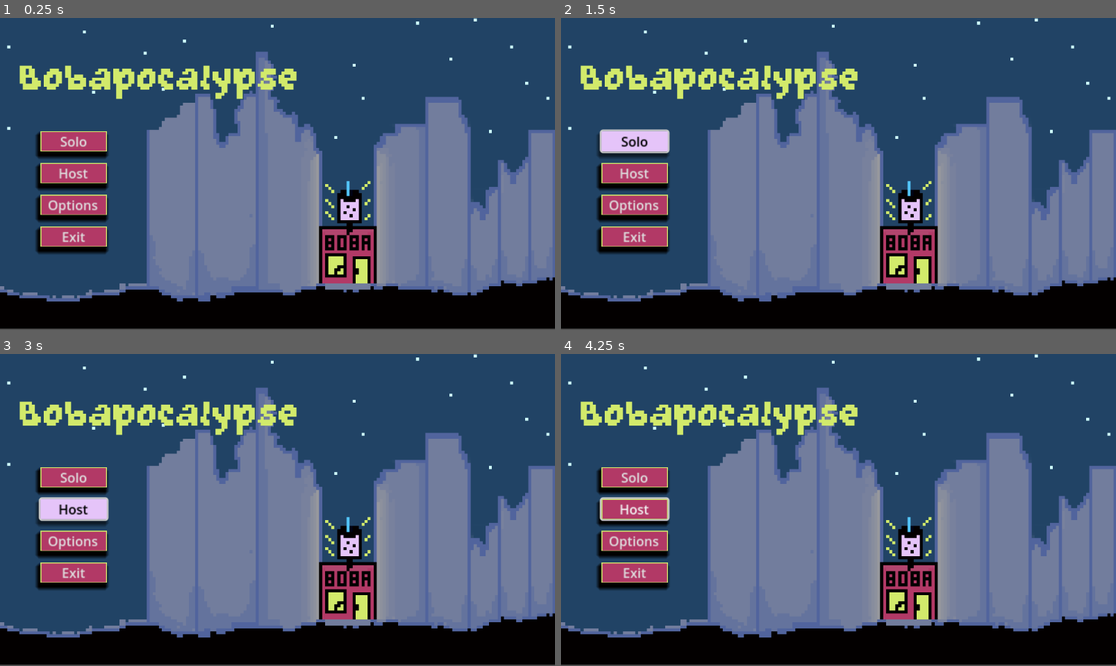
Above: before the commit, frames 1-4 (two rows, left to right).
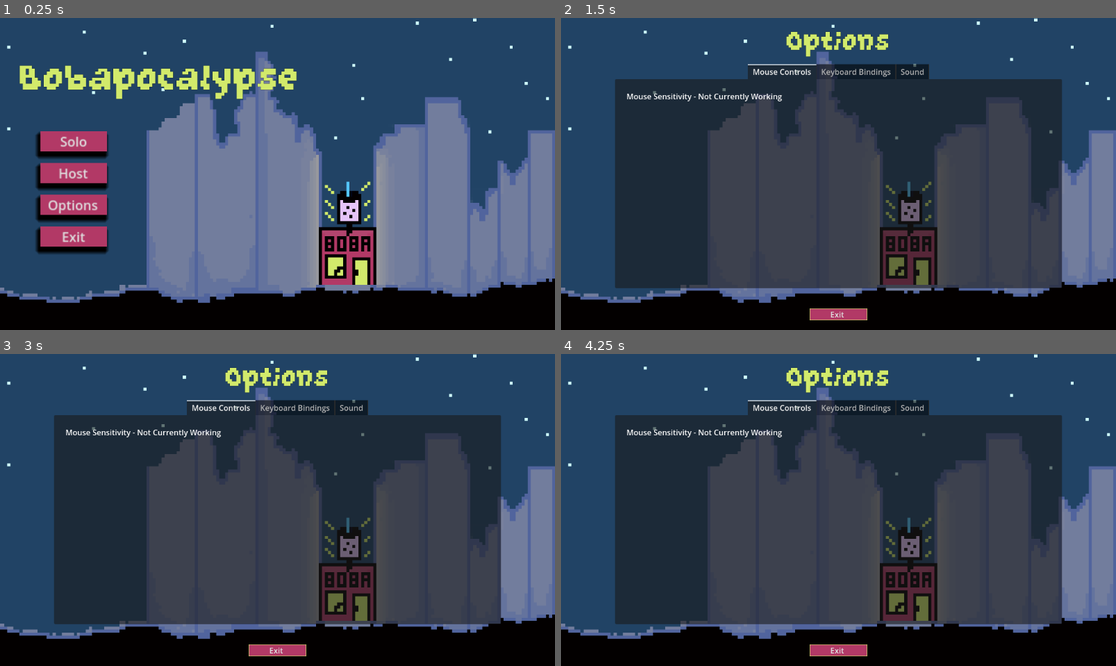
Above: after the commit, the same moments.

Repository: nsccs/bachelors-workshop-fall-2024
Game: Godot game, scene res://root_scene.tscn
Two runs of this game, one before a commit and one after it. Both use one fixed random seed, a clock stepped at 60 frames per second and the inputs below.
Inputs (mouse positions are in pixels of both pictures, inside the frame that each line leads up to):
- Up to frame 1 (0.25 s): no input
- Up to frame 2 (1.5 s): click "Options" at 0.5 s; click (633, 142) at 1.25 s, where only the run before the commit has a clickable "Solo"
- Up to frame 3 (3 s): click (72, 478) at 2 s, where only the run before the commit has a clickable "Solo"; click (72, 510) at 2.75 s, where only the run before the commit has a clickable "Host"
- Up to frame 4 (4.25 s): move the mouse to (960, 494) at 3.52 s; hold D (move_right) from 3.53 s (still down); hold Shift (sprint) from 3.53 s (still down); click (960, 494) at 3.67 s

The runs differ from the first frame. In frame 1, 2.9% of the frame differs, in the area x 0-100%, y 0-100%; in frame 2, 58%; in frame 3, 58%; in frame 4, 58%.
Error after the commit: Invalid access of index '0' on a base object of type: 'Array[InputEvent]'. (res://scenes/options_menu_scenes/hotkey_rebind_button.gd:36)

Commit message:
Options Menu with Keybindings and Sound

Diff:
--- a/bachelors-workshop-game/scenes/main_menu.tscn
+++ b/bachelors-workshop-game/scenes/main_menu.tscn
@@ -23,23 +23,28 @@
 border_width_top = 1
 border_width_right = 1
 border_width_bottom = 1
-border_color = Color(0.823529, 0.917647, 0.419608, 1)
+border_color = Color(0.698039, 0.223529, 0.4, 1)
 shadow_color = Color(0, 0, 0, 1)
 shadow_size = 5
 shadow_offset = Vector2(-2, 5)
 
 [node name="MainMenu" type="Control"]
 layout_mode = 3
-anchors_preset = 0
-offset_bottom = 8.0
+anchors_preset = 15
+anchor_right = 1.0
+anchor_bottom = 1.0
+grow_horizontal = 2
+grow_vertical = 2
 script = ExtResource("1_ct0gd")
 
 [node name="Panel" type="Panel" parent="."]
-layout_mode = 0
-offset_right = 1153.0
-offset_bottom = 645.0
+layout_mode = 1
+anchors_preset = 15
+anchor_right = 1.0
+anchor_bottom = 1.0
+grow_horizontal = 2
+grow_vertical = 2
 theme_override_styles/panel = SubResource("StyleBoxTexture_w627p")
-metadata/_edit_use_anchors_ = true
 
 [node name="Label" type="Label" parent="."]
 layout_mode = 0
@@ -48,10 +53,11 @@
 offset_right = 622.0
 offset_bottom = 174.0
 theme_override_colors/font_color = Color(0.823529, 0.917647, 0.419608, 1)
+theme_override_colors/font_outline_color = Color(0, 0, 0, 1)
+theme_override_constants/outline_size = 1
 theme_override_fonts/font = ExtResource("3_egl26")
 theme_override_font_sizes/font_size = 100
 text = "Bobapocalypse"
-metadata/_edit_use_anchors_ = true
 
 [node name="MarginContainer" type="MarginContainer" parent="."]
 layout_mode = 0
@@ -60,7 +66,6 @@
 offset_right = 165.0
 offset_bottom = 377.0
 scale = Vector2(1.70174, 1.69204)
-metadata/_edit_use_anchors_ = true
 
 [node name="VBoxContainer" type="VBoxContainer" parent="MarginContainer"]
 layout_mode = 2
--- /dev/null
+++ b/bachelors-workshop-game/scenes/options_menu.gd
@@ -0,0 +1,10 @@
+extends Control
+
+func _ready() -> void:
+	pass
+
+func _process(delta: float) -> void:
+	pass
+
+func _on_exit_button_pressed() -> void:
+	get_tree().change_scene_to_file("res://scenes/main_menu.tscn")
--- /dev/null
+++ b/bachelors-workshop-game/scenes/options_menu.tscn
@@ -0,0 +1,86 @@
+[gd_scene load_steps=9 format=3 uid="uid://dic322e3q0iue"]
+
+[ext_resource type="FontFile" uid="uid://0g6r15kwqlo6" path="res://assets/GrapeSoda.ttf" id="1_cyysi"]
+[ext_resource type="Script" path="res://scenes/options_menu.gd" id="1_wrfo0"]
+[ext_resource type="Texture2D" uid="uid://bk0al4je4871h" path="res://assets/menu_background.png" id="2_4hdd6"]
+[ext_resource type="PackedScene" uid="uid://k2no50tdbdk2" path="res://scenes/options_menu_scenes/settings_tab_container.tscn" id="3_acfbi"]
+
+[sub_resource type="StyleBoxTexture" id="StyleBoxTexture_hvky3"]
+texture = ExtResource("2_4hdd6")
+
+[sub_resource type="StyleBoxFlat" id="StyleBoxFlat_50c60"]
+bg_color = Color(0.898039, 0.768627, 0.976471, 1)
+
+[sub_resource type="StyleBoxFlat" id="StyleBoxFlat_5rai7"]
+bg_color = Color(0.823529, 0.917647, 0.419608, 1)
+
+[sub_resource type="StyleBoxFlat" id="StyleBoxFlat_txnwq"]
+bg_color = Color(0.698039, 0.223529, 0.4, 1)
+border_width_left = 1
+border_width_top = 1
+border_width_right = 1
+border_width_bottom = 1
+border_color = Color(0.823529, 0.917647, 0.419608, 1)
+
+[node name="Options_Menu" type="Control"]
+layout_mode = 3
+anchors_preset = 15
+anchor_right = 1.0
+anchor_bottom = 1.0
+grow_horizontal = 2
+grow_vertical = 2
+script = ExtResource("1_wrfo0")
+
+[node name="Panel" type="Panel" parent="."]
+layout_mode = 1
+anchors_preset = 15
+anchor_right = 1.0
+anchor_bottom = 1.0
+grow_horizontal = 2
+grow_vertical = 2
+theme_override_styles/panel = SubResource("StyleBoxTexture_hvky3")
+
+[node name="MarginContainer" type="MarginContainer" parent="."]
+layout_mode = 1
+anchors_preset = 15
+anchor_right = 1.0
+anchor_bottom = 1.0
+grow_horizontal = 2
+grow_vertical = 2
+theme_override_constants/margin_left = 12
+theme_override_constants/margin_top = 12
+theme_override_constants/margin_right = 12
+theme_override_constants/margin_bottom = 20
+
+[node name="VBoxContainer" type="VBoxContainer" parent="MarginContainer"]
+layout_mode = 2
+theme_override_constants/separation = -48
+
+[node name="Label" type="Label" parent="MarginContainer/VBoxContainer"]
+layout_mode = 2
+theme_override_colors/font_color = Color(0.823529, 0.917647, 0.419608, 1)
+theme_override_colors/font_outline_color = Color(0, 0, 0, 1)
+theme_override_constants/outline_size = 1
+theme_override_fonts/font = ExtResource("1_cyysi")
+theme_override_font_sizes/font_size = 72
+text = "Options"
+horizontal_alignment = 1
+vertical_alignment = 1
+
+[node name="Settings_Tab_Container" parent="MarginContainer/VBoxContainer" instance=ExtResource("3_acfbi")]
+layout_mode = 2
+size_flags_vertical = 3
+
+[node name="Exit_Button" type="Button" parent="MarginContainer/VBoxContainer"]
+custom_minimum_size = Vector2(120, 0)
+layout_mode = 2
+size_flags_horizontal = 4
+size_flags_vertical = 4
+theme_override_colors/font_hover_color = Color(0, 0, 0, 1)
+theme_override_colors/font_pressed_color = Color(0, 0, 0, 1)
+theme_override_styles/hover = SubResource("StyleBoxFlat_50c60")
+theme_override_styles/pressed = SubResource("StyleBoxFlat_5rai7")
+theme_override_styles/normal = SubResource("StyleBoxFlat_txnwq")
+text = "Exit "
+
+[connection signal="pressed" from="MarginContainer/VBoxContainer/Exit_Button" to="." method="_on_exit_button_pressed"]
--- /dev/null
+++ b/bachelors-workshop-game/scenes/options_menu_scenes/Hotkey_Rebind_Button.tscn
@@ -0,0 +1,64 @@
+[gd_scene load_steps=5 format=3 uid="uid://dbgfv1kkdjikh"]
+
+[ext_resource type="Script" path="res://scenes/options_menu_scenes/hotkey_rebind_button.gd" id="1_ok4km"]
+
+[sub_resource type="StyleBoxFlat" id="StyleBoxFlat_upunr"]
+bg_color = Color(0.898039, 0.768627, 0.976471, 1)
+
+[sub_resource type="StyleBoxFlat" id="StyleBoxFlat_pr8m8"]
+bg_color = Color(0.823529, 0.917647, 0.419608, 1)
+
+[sub_resource type="StyleBoxFlat" id="StyleBoxFlat_p8bne"]
+bg_color = Color(0.698039, 0.223529, 0.4, 1)
+border_width_left = 1
+border_width_top = 1
+border_width_right = 1
+border_width_bottom = 1
+border_color = Color(0.823529, 0.917647, 0.419608, 1)
+
+[node name="Hotkey_Rebind_Button" type="Control" groups=["hotkey_button"]]
+layout_mode = 3
+anchors_preset = 15
+anchor_right = 1.0
+anchor_bottom = 1.0
+grow_horizontal = 2
+grow_vertical = 2
+script = ExtResource("1_ok4km")
+
+[node name="HBoxContainer" type="HBoxContainer" parent="."]
+layout_mode = 1
+anchors_preset = 4
+anchor_top = 0.5
+anchor_bottom = 0.5
+offset_top = -20.0
+offset_right = 40.0
+offset_bottom = 20.0
+grow_vertical = 2
+alignment = 1
+
+[node name="Label" type="Label" parent="HBoxContainer"]
+custom_minimum_size = Vector2(400, 30)
+layout_mode = 2
+theme_override_colors/font_color = Color(0.823529, 0.917647, 0.419608, 1)
+theme_override_font_sizes/font_size = 28
+text = "ACTION"
+vertical_alignment = 1
+
+[node name="VSeparator" type="VSeparator" parent="HBoxContainer"]
+layout_mode = 2
+size_flags_horizontal = 3
+theme_override_constants/separation = 100
+
+[node name="Button" type="Button" parent="HBoxContainer"]
+custom_minimum_size = Vector2(225, 0)
+layout_mode = 2
+theme_override_colors/font_hover_color = Color(0, 0, 0, 1)
+theme_override_colors/font_pressed_color = Color(0, 0, 0, 1)
+theme_override_font_sizes/font_size = 28
+theme_override_styles/hover = SubResource("StyleBoxFlat_upunr")
+theme_override_styles/pressed = SubResource("StyleBoxFlat_pr8m8")
+theme_override_styles/normal = SubResource("StyleBoxFlat_p8bne")
+toggle_mode = true
+text = "ACTION_KEY"
+
+[connection signal="toggled" from="HBoxContainer/Button" to="." method="_on_button_toggled"]
--- /dev/null
+++ b/bachelors-workshop-game/scenes/options_menu_scenes/audio_slider.gd
@@ -0,0 +1,33 @@
+extends Control
+
+@onready var audio_name_lbl =$HBoxContainer/Audio_Name_Lbl as Label
+@onready var audio_num_lbl =  $HBoxContainer/Audio_Num_Lbl as Label
+@onready var h_slider = $HBoxContainer/HSlider as HSlider
+
+
+@export_enum("Master") var bus_name : String
+
+var bus_index : int = 0
+
+func _ready():
+	h_slider.value_changed.connect(on_value_changed)
+	get_bus_name_by_index()
+	set_name_label_text()
+	set_slider_value()
+
+func set_name_label_text() -> void:
+		audio_name_lbl.text = str(bus_name) + " Volume"
+
+func set_audio_num_label_text() -> void:
+	audio_num_lbl.text = str(h_slider.value * 100)
+
+func get_bus_name_by_index() -> void:
+	bus_index = AudioServer.get_bus_index(bus_name)
+
+func set_slider_value() -> void:
+	h_slider.value = db_to_linear(AudioServer.get_bus_volume_db(bus_index))
+	set_audio_num_label_text()
+
+func on_value_changed(value : float) -> void:
+	AudioServer.set_bus_volume_db(bus_index, linear_to_db(value))
+	set_audio_num_label_text()
--- /dev/null
+++ b/bachelors-workshop-game/scenes/options_menu_scenes/audio_slider.tscn
@@ -0,0 +1,46 @@
+[gd_scene load_steps=2 format=3 uid="uid://cy748ofacqhul"]
+
+[ext_resource type="Script" path="res://scenes/options_menu_scenes/audio_slider.gd" id="1_83yvt"]
+
+[node name="Audio_Slider_Settings" type="Control"]
+layout_mode = 3
+anchors_preset = 15
+anchor_right = 1.0
+anchor_bottom = 1.0
+grow_horizontal = 2
+grow_vertical = 2
+script = ExtResource("1_83yvt")
+
+[node name="HBoxContainer" type="HBoxContainer" parent="."]
+layout_mode = 0
+offset_right = 40.0
+offset_bottom = 40.0
+theme_override_constants/separation = 42
+
+[node name="Audio_Name_Lbl" type="Label" parent="HBoxContainer"]
+custom_minimum_size = Vector2(300, 0)
+layout_mode = 2
+size_flags_vertical = 1
+theme_override_colors/font_color = Color(0.823529, 0.917647, 0.419608, 1)
+theme_override_font_sizes/font_size = 28
+text = "Master Volume"
+
+[node name="VSeparator" type="VSeparator" parent="HBoxContainer"]
+layout_mode = 2
+
+[node name="HSlider" type="HSlider" parent="HBoxContainer"]
+custom_minimum_size = Vector2(200, 32)
+layout_mode = 2
+size_flags_vertical = 1
+max_value = 1.0
+step = 0.001
+
+[node name="VSeparator2" type="VSeparator" parent="HBoxContainer"]
+layout_mode = 2
+
+[node name="Audio_Num_Lbl" type="Label" parent="HBoxContainer"]
+custom_minimum_size = Vector2(300, 0)
+layout_mode = 2
+theme_override_colors/font_color = Color(0.823529, 0.917647, 0.419608, 1)
+theme_override_font_sizes/font_size = 28
+text = "99.2"
--- /dev/null
+++ b/bachelors-workshop-game/scenes/options_menu_scenes/hotkey_rebind_button.gd
@@ -0,0 +1,74 @@
+class_name HotKey_Rebind_Button
+extends Control
+
+
+@onready var label = $HBoxContainer/Label as Label
+@onready var button = $HBoxContainer/Button as Button
+
+@export var action_name : String = "move_left"
+
+func _ready():
+	set_process_unhandled_key_input(false);
+	set_action_name()
+	set_text_for_key()
+
+
+func set_action_name()-> void:
+	label.text = "Unassigned"
+
+	match action_name:
+		"move_left":
+			label.text = "Move Left"
+		"move_right":
+			label.text = "Move Right"
+		"move_up":
+			label.text = "Move Up"
+		"move_down":
+			label.text = "Move Down"
+		"attack":
+			label.text = "Attack"
+		"interact":
+			label.text = "Interact"
+
+
+func set_text_for_key() -> void:
+	var action_events = InputMap.action_get_events(action_name)
+	var action_event = action_events[0]
+	if action_event is InputEventKey:
+		var action_keycode = OS.get_keycode_string(action_event.physical_keycode)
+		button.text = "%s" % action_keycode
+	elif action_event is InputEventMouseButton:
+		var action_keycode = OS.get_keycode_string(action_event.button_index)
+		button.text = "%s" % "Mouse Button " + str(action_event.button_index)
+
+
+
+func _on_button_toggled(button_pressed) -> void:
+	if button_pressed:
+		button.text = "Press any key..."
+		set_process_unhandled_key_input(button_pressed)
+
+		for i in get_tree().get_nodes_in_group("hotkey_button"):
+			if i.action_name != self.action_name:
+				i.button.toggle_mode = false
+				i.set_process_unhandled_key_input(false)
+
+	else:
+		for i in get_tree().get_nodes_in_group("hotkey_button"):
+			if i.action_name != self.action_name:
+				i.button.toggle_mode = true
+				i.set_process_unhandled_key_input(false)
+
+		set_text_for_key();
+
+func _unhandled_key_input(event):
+	rebind_action_key(event)
+	button.button_pressed = false
+
+func rebind_action_key(event) -> void:
+	InputMap.action_erase_events(action_name)
+	InputMap.action_add_event(action_name, event)
+
+	set_process_unhandled_key_input(false)
+	set_text_for_key()
+	set_action_name()
--- /dev/null
+++ b/bachelors-workshop-game/scenes/options_menu_scenes/settings_tab_container.tscn
@@ -0,0 +1,132 @@
+[gd_scene load_steps=3 format=3 uid="uid://k2no50tdbdk2"]
+
+[ext_resource type="PackedScene" uid="uid://dbgfv1kkdjikh" path="res://scenes/options_menu_scenes/Hotkey_Rebind_Button.tscn" id="1_gdlkq"]
+[ext_resource type="PackedScene" uid="uid://cy748ofacqhul" path="res://scenes/options_menu_scenes/audio_slider.tscn" id="3_gk2ny"]
+
+[node name="Settings_Tab_Container" type="Control"]
+layout_mode = 3
+anchors_preset = 15
+anchor_right = 1.0
+anchor_bottom = 1.0
+grow_horizontal = 2
+grow_vertical = 2
+
+[node name="TabContainer" type="TabContainer" parent="."]
+layout_mode = 1
+anchors_preset = -1
+anchor_right = 1.0
+anchor_bottom = 1.0
+offset_left = 100.0
+offset_top = 60.0
+offset_right = -100.0
+offset_bottom = -90.0
+grow_horizontal = 2
+grow_vertical = 2
+tab_alignment = 1
+current_tab = 2
+
+[node name="Mouse Controls" type="TabBar" parent="TabContainer"]
+visible = false
+layout_mode = 2
+metadata/_tab_index = 0
+
+[node name="MarginContainer" type="MarginContainer" parent="TabContainer/Mouse Controls"]
+layout_mode = 1
+anchors_preset = 15
+anchor_right = 1.0
+anchor_bottom = 1.0
+grow_horizontal = 2
+grow_vertical = 2
+theme_override_constants/margin_left = 24
+theme_override_constants/margin_top = 24
+theme_override_constants/margin_right = 24
+theme_override_constants/margin_bottom = 24
+
+[node name="VBoxContainer" type="VBoxContainer" parent="TabContainer/Mouse Controls/MarginContainer"]
+layout_mode = 2
+theme_override_constants/separation = 64
+
+[node name="Mouse Sensitivity" type="Label" parent="TabContainer/Mouse Controls/MarginContainer/VBoxContainer"]
+layout_mode = 2
+text = "Mouse Sensitivity - Not Currently Working"
+
+[node name="Keyboard Bindings" type="TabBar" parent="TabContainer"]
+visible = false
+layout_mode = 2
+metadata/_tab_index = 1
+
+[node name="MarginContainer" type="MarginContainer" parent="TabContainer/Keyboard Bindings"]
+layout_mode = 1
+anchors_preset = 15
+anchor_right = 1.0
+anchor_bottom = 1.0
+grow_horizontal = 2
+grow_vertical = 2
+theme_override_constants/margin_left = 24
+theme_override_constants/margin_top = 24
+theme_override_constants/margin_right = 24
+theme_override_constants/margin_bottom = 24
+
+[node name="ScrollContainer" type="ScrollContainer" parent="TabContainer/Keyboard Bindings/MarginContainer"]
+layout_mode = 2
+
+[node name="VBoxContainer" type="VBoxContainer" parent="TabContainer/Keyboard Bindings/MarginContainer/ScrollContainer"]
+layout_mode = 2
+theme_override_constants/separation = 64
+
+[node name="HSeparator" type="HSeparator" parent="TabContainer/Keyboard Bindings/MarginContainer/ScrollContainer/VBoxContainer"]
+layout_mode = 2
+theme_override_constants/separation = 1
+
+[node name="Hotkey_Rebind_Button2" parent="TabContainer/Keyboard Bindings/MarginContainer/ScrollContainer/VBoxContainer" instance=ExtResource("1_gdlkq")]
+layout_mode = 2
+action_name = "attack"
+
+[node name="Hotkey_Rebind_Button7" parent="TabContainer/Keyboard Bindings/MarginContainer/ScrollContainer/VBoxContainer" instance=ExtResource("1_gdlkq")]
+layout_mode = 2
+action_name = "interact"
+
+[node name="Hotkey_Rebind_Button3" parent="TabContainer/Keyboard Bindings/MarginContainer/ScrollContainer/VBoxContainer" instance=ExtResource("1_gdlkq")]
+layout_mode = 2
+action_name = "move_up"
+
+[node name="Hotkey_Rebind_Button5" parent="TabContainer/Keyboard Bindings/MarginContainer/ScrollContainer/VBoxContainer" instance=ExtResource("1_gdlkq")]
+layout_mode = 2
+
+[node name="Hotkey_Rebind_Button4" parent="TabContainer/Keyboard Bindings/MarginContainer/ScrollContainer/VBoxContainer" instance=ExtResource("1_gdlkq")]
+layout_mode = 2
+action_name = "move_down"
+
+[node name="Hotkey_Rebind_Button6" parent="TabContainer/Keyboard Bindings/MarginContainer/ScrollContainer/VBoxContainer" instance=ExtResource("1_gdlkq")]
+layout_mode = 2
+action_name = "move_right"
+
+[node name="HSeparator2" type="HSeparator" parent="TabContainer/Keyboard Bindings/MarginContainer/ScrollContainer/VBoxContainer"]
+layout_mode = 2
+theme_override_constants/separation = 1
+
+[node name="Sound" type="TabBar" parent="TabContainer"]
+layout_mode = 2
+metadata/_tab_index = 2
+
+[node name="MarginContainer" type="MarginContainer" parent="TabContainer/Sound"]
+layout_mode = 1
+anchors_preset = 15
+anchor_right = 1.0
+anchor_bottom = 1.0
+grow_horizontal = 2
+grow_vertical = 2
+theme_override_constants/margin_left = 24
+theme_override_constants/margin_top = 24
+theme_override_constants/margin_right = 24
+theme_override_constants/margin_bottom = 24
+
+[node name="ScrollContainer" type="ScrollContainer" parent="TabContainer/Sound/MarginContainer"]
+layout_mode = 2
+
+[node name="VBoxContainer" type="VBoxContainer" parent="TabContainer/Sound/MarginContainer/ScrollContainer"]
+layout_mode = 2
+theme_override_constants/separation = 64
+
+[node name="Audio_Slider_Settings" parent="TabContainer/Sound/MarginContainer/ScrollContainer/VBoxContainer" instance=ExtResource("3_gk2ny")]
+layout_mode = 2
--- a/bachelors-workshop-game/scripts/main_menu.gd
+++ b/bachelors-workshop-game/scripts/main_menu.gd
@@ -12,7 +12,7 @@
 
 
 func _on_solo_pressed() -> void:
-	#get_tree().change_scene_to_file("res://game_world.tscn")
+	#get_tree().change_scene_to_file("res://scenes/game_world.tscn")
 	pass
 
 
@@ -21,7 +21,7 @@
 
 
 func _on_options_pressed() -> void:
-	pass # Replace with function body.
+	get_tree().change_scene_to_file("res://scenes/options_menu.tscn")
 
 
 func _on_exit_pressed() -> void:
Not shown, added: .DS_Store
Not shown, added: bachelors-workshop-art/.DS_Store
Not shown, added: bachelors-workshop-art/2d-art/.DS_Store
Not shown, added: bachelors-workshop-game/.DS_Store
Not shown, added: bachelors-workshop-game/scenes/.DS_Store
